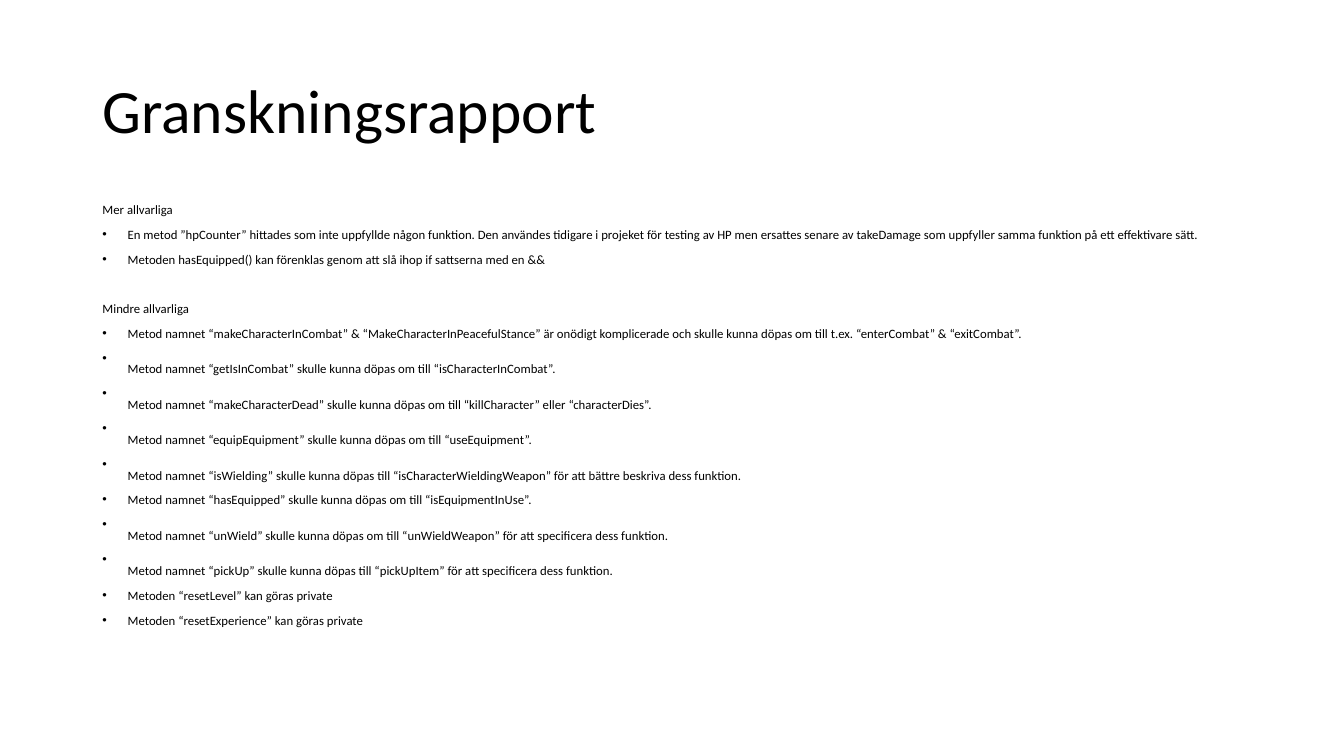
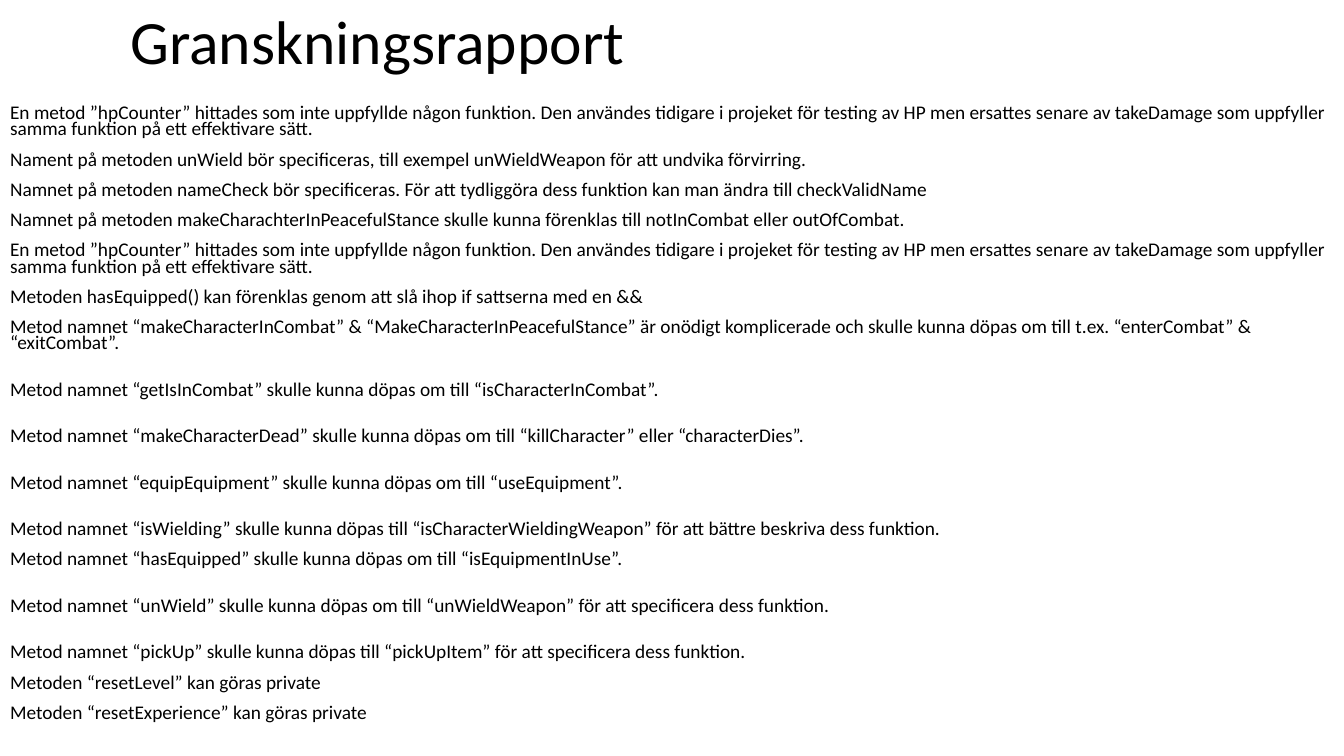
Before and after one commit to fyrtio2/projektINTE, a slide deck: slide 22 of 01 Dokumentation/slutredovisning.pptx (slide 23 before the commit). Drawn at 1344x756 pixels with LibreOffice and Linux fonts; fonts in the diff are those of the drawing. Boxes give left, top, right and bottom in pixels: in the first picture for what was removed or moved away, otherwise in the second. Text is boxed around its words. In the diff, an @@ line names an element or a change of style, - is before the commit and + after.

```diff
--- a/01 Dokumentation/slutredovisning.pptx
+++ b/01 Dokumentation/slutredovisning.pptx
@@ title "Granskningsrapport" moved from (x1=102, y1=90, x2=596, y2=144) to (x1=130, y1=21, x2=624, y2=75) @@
@@ text "En metod ”hpCounter” hittades som ..." moved from (x1=102, y1=205, x2=1197, y2=627) to (x1=10, y1=105, x2=1324, y2=723) @@
@@ text at (x1=10, y1=105, x2=1324, y2=229): text changed; size 9.1 to 13.8 pt @@
-Mer allvarliga
+En metod ”hpCounter” hittades som inte uppfyllde någon funktion. Den användes tidigare i projeket för testing av HP men ersattes senare av takeDamage som uppfyller samma funktion på ett effektivare sätt.
+Nament på metoden unWield bör specificeras, till exempel unWieldWeapon för att undvika förvirring.
+Namnet på metoden nameCheck bör specificeras. För att tydliggöra dess funktion kan man ändra till checkValidName
+Namnet på metoden makeCharachterInPeacefulStance skulle kunna förenklas till notInCombat eller outOfCombat.
@@ text at (x1=10, y1=242, x2=1324, y2=723): size 9.1 to 13.8 pt in "En metod ”hpCounter” hittades som inte uppfyllde ...", "Metoden hasEquipped() kan förenklas genom att slå ...", "Metod namnet “makeCharacterInCombat” & “MakeCharacterInPeace ...", "Metod namnet “getIsInCombat” skulle kunna döpas om ..." and 8 more places; bullet • to none @@
@@ text at (x1=102, y1=304, x2=189, y2=315): paragraph removed @@
-Mindre allvarliga
```
Also in this commit, not shown: 1 other slide changed, 1 slide added, 1 slide removed.
